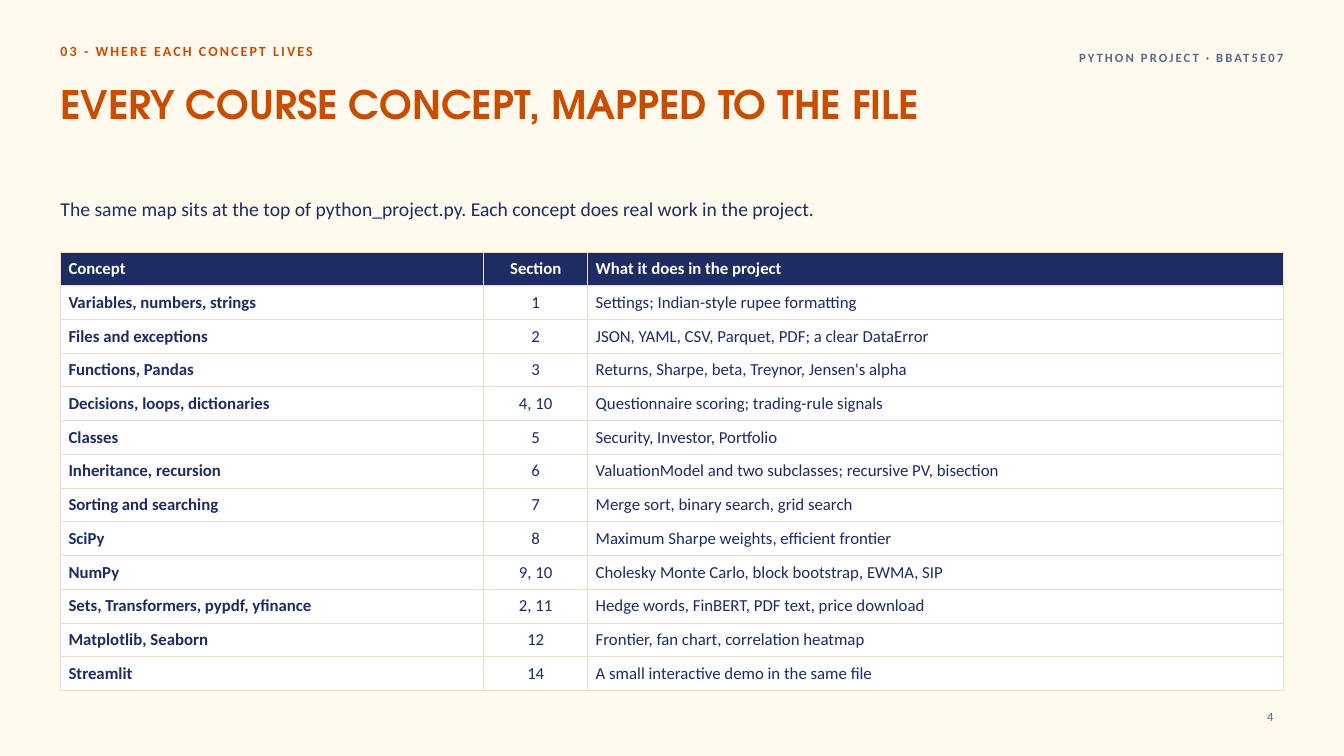
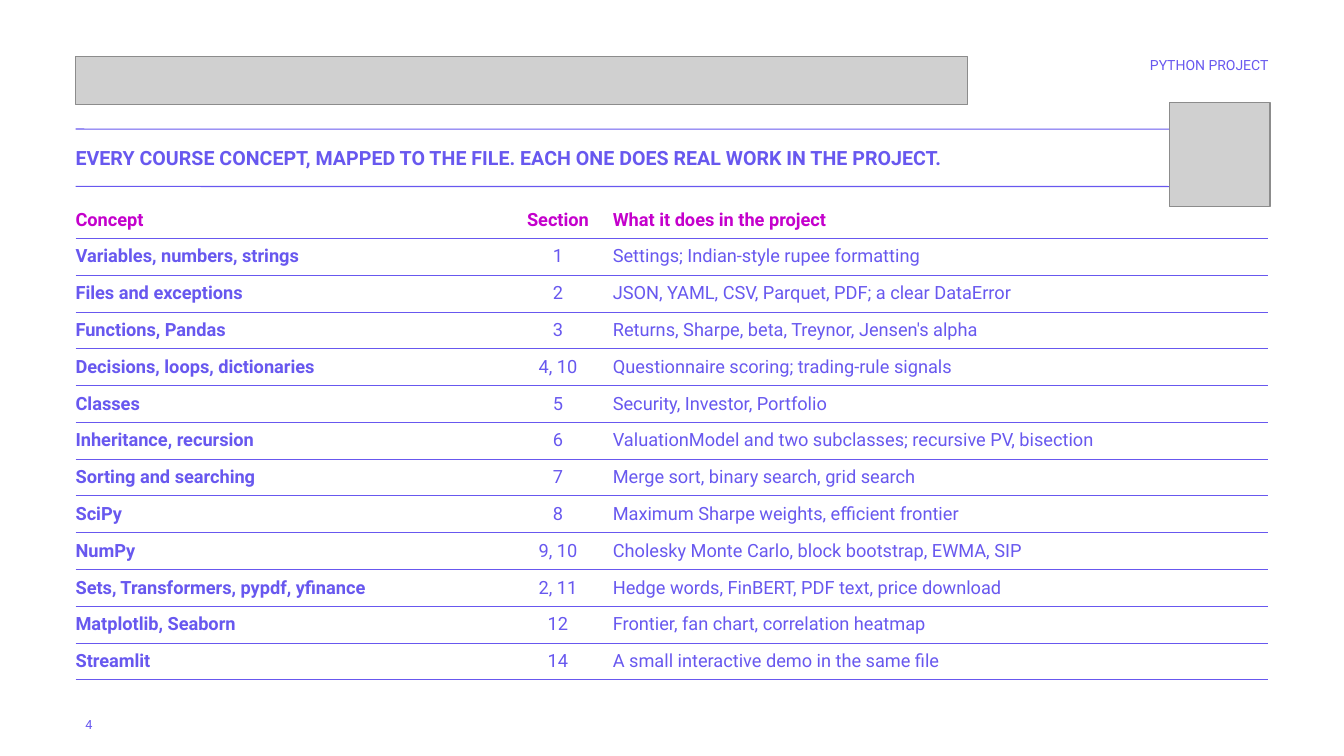
Before and after one commit to xXcromsom/sa-portfolio, a slide deck: slide 4 of deliverables/out/Python_Project_Deck.pptx. Drawn at 1344x756 pixels with LibreOffice and Linux fonts; fonts in the diff are those of the drawing; grey boxes stand for pictures; background and template pictures are left out. Boxes give left, top, right and bottom in pixels: in the first picture for what was removed or moved away, otherwise in the second. Text is boxed around its words. In the diff, an @@ line names an element or a change of style, - is before the commit and + after.

```diff
--- a/deliverables/out/Python_Project_Deck.pptx
+++ b/deliverables/out/Python_Project_Deck.pptx
@@ background #FFFAED to #FFFFFF @@
@@ text removed at <box>60,47,313,56</box> @@
-03 - WHERE EACH CONCEPT LIVES
@@ picture added at <box>76,56,968,105</box> @@
@@ text at <box>1150,60,1269,70</box>: text changed; size 9 to 10 pt; font Calibri to Roboto; text colour #5A6590 to #6858EF; bold off @@
-PYTHON PROJECT · BBAT5E07
+PYTHON PROJECT
@@ picture added at <box>1170,103,1270,207</box> @@
@@ text "EVERY COURSE CONCEPT, MAPPED TO ..." at <box>76,151,941,169</box>: vertical alignment top to middle @@
@@ line added from (76, 129) to (1268, 129), #6858EF 0.75 pt @@
@@ text at <box>76,151,941,169</box>: text changed; size 28 to 14 pt; font TeX Gyre Adventor to Roboto; text colour #C84D00 to #6858EF @@
-EVERY COURSE CONCEPT, MAPPED TO THE FILE
+EVERY COURSE CONCEPT, MAPPED TO THE FILE. EACH ONE DOES REAL WORK IN THE PROJECT.
@@ text removed at <box>60,202,813,220</box> @@
-The same map sits at the top of python_project.py. Each concept does real work in the project.
@@ table at <box>76,202,1268,671</box> @@
@@ fill #1D2C62 to none in row 1 @@
@@ fill #FFFFFF to none in 36 cells @@
@@ size 12 to 13 pt, font Calibri to Roboto, text colour #1D2C62 to #6858EF @@
@@ text colour #FFFFFF to #C400CC in "Concept", "Section", "What it does in the project" @@
@@ borders changed @@
@@ table: place and size @@
-table at <box>60,252,1284,683</box>
+table at <box>76,202,1268,671</box>
@@ line added from (76, 187) to (1268, 187), #6858EF 0.75 pt @@
@@ page number: place and size @@
-page number at <box>1267,713,1273,721</box>
+page number at <box>85,720,92,729</box>
@@ page number at <box>85,720,92,729</box>: font Calibri to Roboto, text colour #5A6590 to #6858EF; alignment right to left @@
```
Also in this commit, not shown: 14 other slides changed, 1 slide added, 28 other files.
